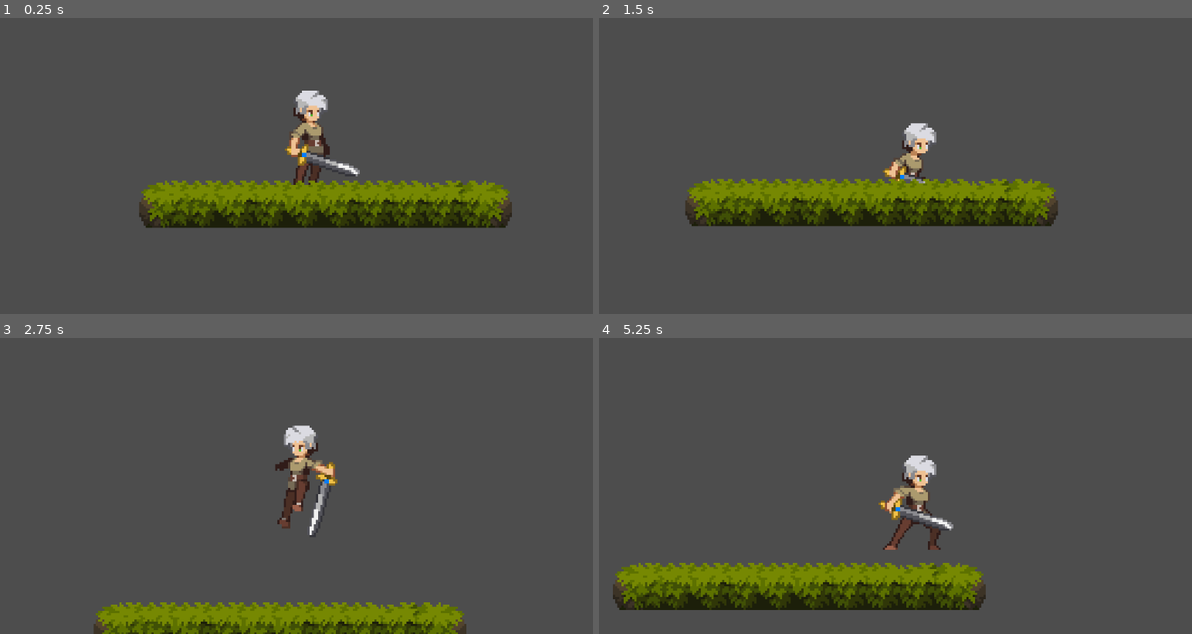
Above: before the commit, frames 1-4 (two rows, left to right).
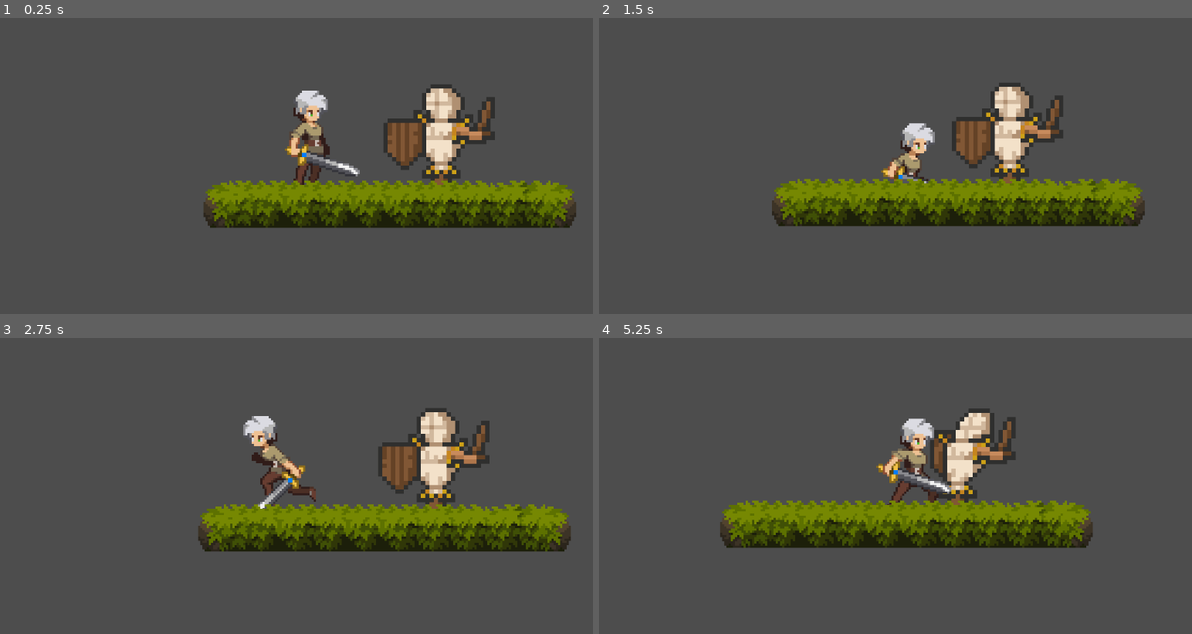
Above: after the commit, the same moments.

Repository: ahmetabdullahcan/Godot-Platformer-Demo
Game: Godot game, scene res://Scenes/main/main.tscn
Same seed, same stepped clock (60 frames per second), same inputs: the game is played once before the commit and once after it.
Inputs (mouse positions are in pixels of both pictures, inside the frame that each line leads up to):
- Up to frame 1 (0.25 s): no input
- Up to frame 2 (1.5 s): move the mouse to (1043, 124) at 0.52 s; hold D (MOVE_RIGHT) from 0.53 s (still down); click (1043, 124) at 0.6 s; tap Space (JUMP) at 0.77, 0.8, 1.07, 1.35 s; move the mouse to (782, 157) at 1.27 s
- Up to frame 3 (2.75 s): tap Space (JUMP) at 1.52, 1.82, 2.3 s; click (183, 477) at 1.55 s; move the mouse to (367, 385) at 2.02 s; release D (MOVE_RIGHT) at 2.03 s; hold A (MOVE_LEFT) from 2.03 s (still down); click (367, 385) at 2.1 s
- Up to frame 4 (5.25 s): move the mouse to (877, 530) at 2.77 s; release A (MOVE_LEFT) at 2.78 s; hold D (MOVE_RIGHT) 2.78-4.28 s; click (877, 530) at 2.85 s; tap Space (JUMP) at 3.02, 3.32, 3.6, 3.77, 4.07, 4.52, 4.82 s; move the mouse to (1091, 512) at 3.52 s; move the mouse to (723, 409) at 4.27 s; hold A (MOVE_LEFT) 4.28-5.03 s; click (723, 409) at 4.35 s; move the mouse to (937, 459) at 5.02 s; hold D (MOVE_RIGHT) from 5.03 s (still down); click (937, 459) at 5.1 s

The runs differ from the first frame. In frame 1, 10% of the frame differs, in the area x 23-98%, y 22-72%; in frame 2, 12%; in frame 3, 22%; in frame 4, 23%, in the area x 2-84%, y 23-92%.

Commit message:
feat: dummy added, attack working.

Diff:
--- a/Entites/Character/Character.tscn
+++ b/Entites/Character/Character.tscn
@@ -173,7 +173,7 @@
 }],
 "loop": false,
 "name": &"fall",
-"speed": 5.0
+"speed": 7.0
 }, {
 "frames": [{
 "duration": 1.0,
@@ -207,7 +207,7 @@
 }],
 "loop": true,
 "name": &"jump",
-"speed": 5.0
+"speed": 7.0
 }, {
 "frames": [{
 "duration": 1.0,
@@ -268,15 +268,12 @@
 size = Vector2(15, 27)
 
 [node name="Character" type="CharacterBody2D"]
-collision_mask = 2
 script = ExtResource("1_bn8cn")
 
 [node name="AnimatedSprite2D" type="AnimatedSprite2D" parent="."]
 sprite_frames = SubResource("SpriteFrames_rd842")
-animation = &"attack"
+animation = &"pre_jump"
 autoplay = "idle"
-frame = 3
-frame_progress = 1.0
 
 [node name="CollisionShape2D" type="CollisionShape2D" parent="."]
 position = Vector2(-1.5, 22)
@@ -284,8 +281,6 @@
 
 [node name="Area2D" type="Area2D" parent="."]
 position = Vector2(30, -2)
-collision_layer = 4
-collision_mask = 2
 
 [node name="CollisionShape2D" type="CollisionShape2D" parent="Area2D"]
 shape = SubResource("RectangleShape2D_r513u")
--- a/Entites/Character/Scripts/character.gd
+++ b/Entites/Character/Scripts/character.gd
@@ -1,18 +1,23 @@
 extends CharacterBody2D
 
 @export var SPEED := 60.0
-const GRAVITY := 200.0
-const JUMP_FORCE := 150.0
+const GRAVITY := 230.0
+const JUMP_FORCE := 100.0
 
 @onready var anim_sprite: AnimatedSprite2D = $AnimatedSprite2D
 @onready var area_2d: Area2D = $Area2D
+@onready var collision_shape_2d: CollisionShape2D = $Area2D/CollisionShape2D
 
 var jump_queued := false
 var attacking := false
 var was_on_floor := false
+var current_speed: float
 
 func _ready() -> void:
 	anim_sprite.connect("animation_finished", _on_animation_finished)
+	current_speed = SPEED
+	collision_shape_2d.disabled = true
+
 
 func _physics_process(delta: float) -> void:
 	var on_floor_now := is_on_floor()
@@ -21,9 +26,13 @@
 		velocity.y += GRAVITY * delta
 
 	var direction := Input.get_axis("MOVE_LEFT", "MOVE_RIGHT")
-	velocity.x = direction * SPEED
 
-	if abs(direction) > 0.01:
+	if not attacking:
+		velocity.x = direction * current_speed
+	else:
+		velocity.x = 0
+
+	if abs(direction) > 0.01 and not attacking:
 		anim_sprite.flip_h = direction < 0
 		area_2d.position.x = abs(area_2d.position.x) * (-1 if anim_sprite.flip_h else 1)
 
@@ -62,8 +71,8 @@
 func play_anim(name: String) -> void:
 	if anim_sprite.animation != name:
 		if (name == "attack"):
-			SPEED = 20
-			area_2d.monitoring = true
+			current_speed = 0.0
+			collision_shape_2d.disabled = false
 		anim_sprite.play(name)
 
 
@@ -76,8 +85,9 @@
 			play_anim("idle")
 		"attack":
 			attacking = false
-			area_2d.monitoring = false
-			SPEED = 60
+			current_speed = SPEED
+			collision_shape_2d.disabled = true
+
 			if not is_on_floor():
 				if velocity.y < 0:
 					play_anim("jump")
--- /dev/null
+++ b/Entites/Dummy/Dummy.tscn
@@ -0,0 +1,74 @@
+[gd_scene load_steps=10 format=3 uid="uid://2t43okjvkth2"]
+
+[ext_resource type="Script" uid="uid://tdnjpgrtj7r6" path="res://Entites/Dummy/Scripts/dummy.gd" id="1_2rbr6"]
+[ext_resource type="Texture2D" uid="uid://cdjqopvpassmm" path="res://Assets/Dummy/Training Dummy Sprite Sheet.png" id="1_700m4"]
+
+[sub_resource type="AtlasTexture" id="AtlasTexture_700m4"]
+atlas = ExtResource("1_700m4")
+region = Rect2(96, 0, 32, 32)
+
+[sub_resource type="AtlasTexture" id="AtlasTexture_2rbr6"]
+atlas = ExtResource("1_700m4")
+region = Rect2(128, 32, 32, 32)
+
+[sub_resource type="AtlasTexture" id="AtlasTexture_v4tef"]
+atlas = ExtResource("1_700m4")
+region = Rect2(96, 32, 32, 32)
+
+[sub_resource type="AtlasTexture" id="AtlasTexture_fimxs"]
+atlas = ExtResource("1_700m4")
+region = Rect2(64, 32, 32, 32)
+
+[sub_resource type="AtlasTexture" id="AtlasTexture_hc2qq"]
+atlas = ExtResource("1_700m4")
+region = Rect2(32, 32, 32, 32)
+
+[sub_resource type="SpriteFrames" id="SpriteFrames_0tpp6"]
+animations = [{
+"frames": [{
+"duration": 1.0,
+"texture": SubResource("AtlasTexture_700m4")
+}],
+"loop": false,
+"name": &"idle",
+"speed": 3.0
+}, {
+"frames": [{
+"duration": 1.0,
+"texture": SubResource("AtlasTexture_2rbr6")
+}, {
+"duration": 1.0,
+"texture": SubResource("AtlasTexture_v4tef")
+}, {
+"duration": 1.0,
+"texture": SubResource("AtlasTexture_fimxs")
+}, {
+"duration": 1.0,
+"texture": SubResource("AtlasTexture_hc2qq")
+}, {
+"duration": 1.0,
+"texture": SubResource("AtlasTexture_fimxs")
+}, {
+"duration": 1.0,
+"texture": SubResource("AtlasTexture_v4tef")
+}],
+"loop": false,
+"name": &"take_damage",
+"speed": 11.0
+}]
+
+[sub_resource type="RectangleShape2D" id="RectangleShape2D_s5jwf"]
+size = Vector2(18, 20)
+
+[node name="Dummy" type="Node2D"]
+script = ExtResource("1_2rbr6")
+
+[node name="AnimatedSprite2D" type="AnimatedSprite2D" parent="."]
+sprite_frames = SubResource("SpriteFrames_0tpp6")
+animation = &"idle"
+
+[node name="Area2D" type="Area2D" parent="."]
+
+[node name="CollisionShape2D" type="CollisionShape2D" parent="Area2D"]
+position = Vector2(1, 0)
+shape = SubResource("RectangleShape2D_s5jwf")
--- /dev/null
+++ b/Entites/Dummy/Scripts/dummy.gd
@@ -0,0 +1,29 @@
+extends Node2D
+
+@onready var animated_sprite: AnimatedSprite2D = $AnimatedSprite2D
+@onready var area: Area2D = $Area2D
+
+var is_taking_damage: bool = false
+
+func _ready() -> void:
+	animated_sprite.animation_finished.connect(_on_animation_finished)
+	# Sinyal bağlantısı artık doğru: area_entered
+	area.area_entered.connect(_on_area_entered) # <-- Fonksiyon ismini güncelledik
+
+# Sinyal alıcısı fonksiyonunu güncelleyin:
+# body yerine area parametresi kullanmak daha doğru olur.
+func _on_area_entered(area_hit): # <-- Parametreyi body yerine area_hit yaptık
+	print("ANAN - Çarpışma Başarılı!")
+	if not is_taking_damage:
+		_take_damage()
+
+func _take_damage():
+	is_taking_damage = true
+	animated_sprite.animation = "take_damage"
+	animated_sprite.play()
+
+func _on_animation_finished():
+	if animated_sprite.animation == "take_damage":
+		is_taking_damage = false
+		animated_sprite.animation = "idle"
+		animated_sprite.play()
--- a/Maps/Starter_Platform/Starter_Platform.tscn
+++ b/Maps/Starter_Platform/Starter_Platform.tscn
@@ -36,7 +36,7 @@
 1:3/0 = 0
 
 [sub_resource type="TileSet" id="TileSet_n6b0w"]
-physics_layer_0/collision_layer = 2
+physics_layer_0/collision_layer = 1
 physics_layer_0/collision_mask = 0
 sources/0 = SubResource("TileSetAtlasSource_ayjd7")
 
--- a/Scenes/main/main.tscn
+++ b/Scenes/main/main.tscn
@@ -1,14 +1,19 @@
-[gd_scene load_steps=4 format=3 uid="uid://bo074a6wd7gk0"]
+[gd_scene load_steps=5 format=3 uid="uid://bo074a6wd7gk0"]
 
 [ext_resource type="Script" uid="uid://ch50obx7nehkq" path="res://Scenes/main/Scripts/main.gd" id="1_4etoo"]
 [ext_resource type="PackedScene" uid="uid://dit8n5j7jkjih" path="res://Entites/Character/Character.tscn" id="1_w1fgp"]
 [ext_resource type="PackedScene" uid="uid://ceeuyp5x3d4ry" path="res://Maps/Starter_Platform/Starter_Platform.tscn" id="2_4etoo"]
+[ext_resource type="PackedScene" uid="uid://2t43okjvkth2" path="res://Entites/Dummy/Dummy.tscn" id="3_wcurd"]
 
 [node name="Node2D" type="Node2D"]
 script = ExtResource("1_4etoo")
 
+[node name="Dummy" parent="." instance=ExtResource("3_wcurd")]
+position = Vector2(31, -11)
+scale = Vector2(2, 2)
+
 [node name="Character" parent="." instance=ExtResource("1_w1fgp")]
-position = Vector2(0, -10)
+position = Vector2(-30, -10)
 
 [node name="Camera2D" type="Camera2D" parent="Character"]
 zoom = Vector2(4, 4)
Not shown, added: Assets/Dummy/Training Dummy Sprite Sheet.png.import
Not shown, added: Entites/Dummy/Scripts/dummy.gd.uid
